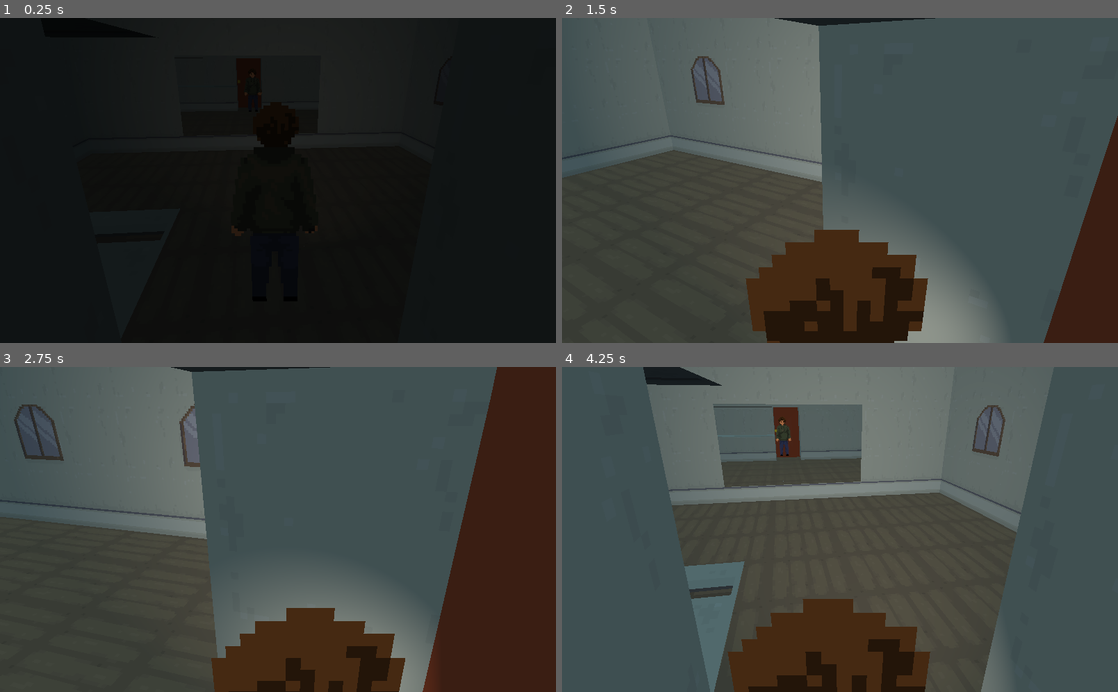
Above: before the commit, frames 1-4 (two rows, left to right).
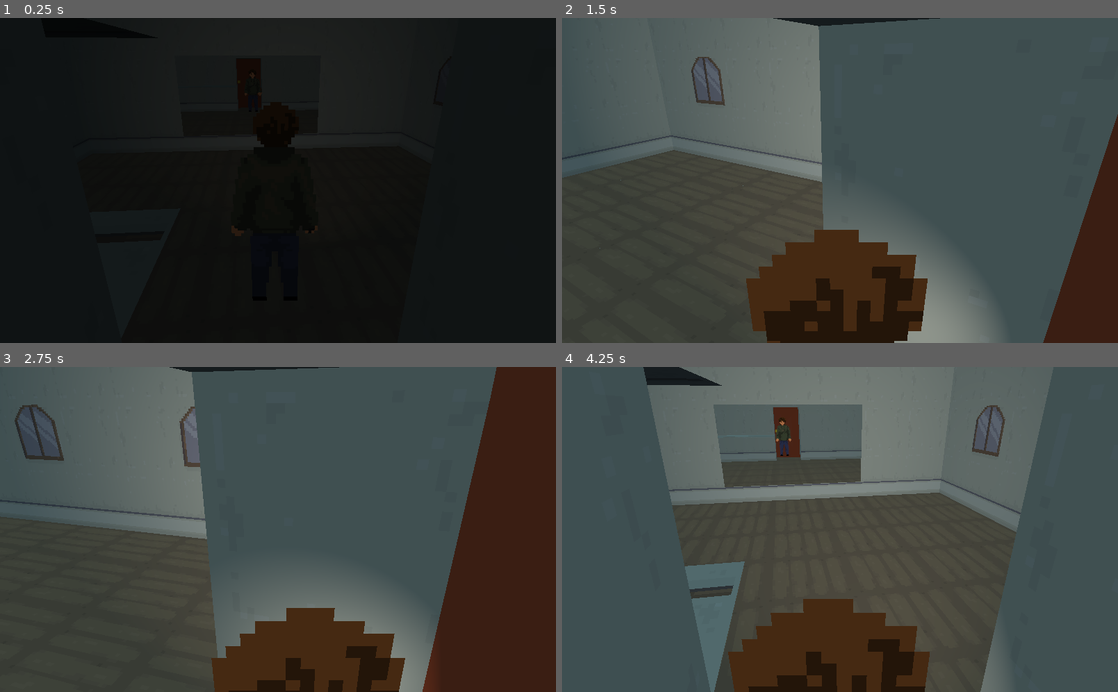
Above: after the commit, the same moments.

Repository: Rumari/GGJ-2021
Game: Godot game, scene res://levels/bedroom/bedroom.tscn
Two runs of this game, one before a commit and one after it. Both use one fixed random seed, a clock stepped at 60 frames per second and the inputs below. This scene is started directly instead of the project's main scene.
Inputs:
- Up to frame 1 (0.25 s): no input
- Up to frame 2 (1.5 s): tap Enter (confirm) at 0.5, 1.35 s; hold D (right) 0.53-1.28 s; hold S (behind) 0.53-1.28 s; hold A (left) from 1.28 s (still down)
- Up to frame 3 (2.75 s): release A (left) at 2.03 s; hold D (right) from 2.03 s (still down); hold S (behind) from 2.03 s (still down)
- Up to frame 4 (4.25 s): release D (right) at 2.78 s; release S (behind) at 2.78 s; hold W (forward) 2.78-3.53 s; tap Enter (confirm) at 2.85 s; hold A (left) from 3.53 s (still down); hold S (behind) from 3.53 s (still down)

The runs differ from the first frame. In frame 1, less than 0.1% of the frame differs, in the area x 41-57%, y 18-67%; in frame 2, 0.2%; in frame 3, 0.3%; in frame 4, 0.4%, in the area x 14-88%, y 0-100%.

Commit message:
Basic boss fight finished

Diff:
--- a/levels/bedroom/bedroom.gd
+++ b/levels/bedroom/bedroom.gd
@@ -1,4 +1,33 @@
 extends Spatial
 
+const Memory = preload("res://levels/memory/memory.tscn")
+
+export(String, MULTILINE) var memory_content
+
+var start_fight = 0
+
 func _ready():
+	$AnimationPlayer.play_backwards("fade")
+
+func _on_TriggerArea_body_entered(body):
+	start_fight = 1
 	$AnimationPlayer.play("fade")
+	print_debug("Fight start")
+
+func _on_AnimationPlayer_animation_finished(anim_name):
+	if start_fight == 1:
+		# Move to position
+		$Fight/Camera.current = true
+		$Player.translation.x = $Fight.translation.x
+		$Player.translation.z = $Fight.translation.z
+		$Player.visible = false
+		$Player.set_process(false)
+		$Player.set_physics_process(false)
+		$Player.set_process_input(false)
+		$AnimationPlayer.play_backwards("fade")
+		start_fight = 2
+	elif start_fight == 2:
+		var memory = Memory.instance()
+		memory.content = memory_content
+		memory.final = true
+		$Fight.add_child(memory)
--- a/levels/bedroom/bedroom.tscn
+++ b/levels/bedroom/bedroom.tscn
@@ -7,6 +7,9 @@
 [ext_resource path="res://levels/bedroom/mirror.gd" type="Script" id=5]
 [ext_resource path="res://sprites/player_walk_mirror.png" type="Texture" id=6]
 [ext_resource path="res://sprites/player_walk.png" type="Texture" id=7]
+
+[sub_resource type="BoxShape" id=3]
+extents = Vector3( 1, 0.634509, 1.07399 )
 
 [sub_resource type="ConcavePolygonShape" id=1]
 data = PoolVector3Array( 0.03, 0, 0, 0.04, -0.01, 0, 0.03, -0.01, 0, 0.03, 0, 0, 0.04, 0, 0, 0.04, -0.01, 0, 0.02, 0.01 …(33254 unchanged characters)…
@@ -23,11 +26,29 @@
 "times": PoolRealArray( 0, 1 ),
 "transitions": PoolRealArray( 1, 1 ),
 "update": 0,
-"values": [ Color( 1, 1, 1, 1 ), Color( 1, 1, 1, 0 ) ]
+"values": [ Color( 1, 1, 1, 0 ), Color( 1, 1, 1, 1 ) ]
 }
 
 [node name="Bedroom" type="Spatial"]
 script = ExtResource( 4 )
+memory_content = "Lorem ipsum dolor sit amet, consectetur adipiscing elit. Cras sodales, augue ut pretium congue, risus arcu dapibus erat, id vehicula velit quam quis velit. Nulla vitae nisi eu ipsum convallis posuere in non ligula. Nunc eget congue felis. In dictum, risus nec finibus dapibus, lectus ligula posuere tellus, et lacinia tellus nunc id mi. Nulla sit amet ligula consectetur risus mollis viverra. Cras dapibus nunc at nunc dapibus pharetra. Curabitur quis dolor at leo maximus malesuada. Aliquam pellentesque purus sit amet est egestas, non posuere tortor dignissim. In sagittis tristique dui, nec placerat purus. Nunc ultrices varius elementum. Maecenas a ex fringilla leo gravida dictum. Curabitur at sem felis."
+
+[node name="Player" parent="." instance=ExtResource( 2 )]
+transform = Transform( -0.092475, 0, -0.995715, 0, 1, 0, 0.995715, 0, -0.092475, -4.91486, 0.472724, 1.6287 )
+
+[node name="Fight" type="Spatial" parent="."]
+transform = Transform( 1, 0, 0, 0, 1, 0, 0, 0, 1, -1.83293, 0.259, 1.502 )
+
+[node name="TriggerArea" type="Area" parent="Fight"]
+transform = Transform( 1, 0, 0, 0, 1, 0, 0, 0, 1, 0.86507, 0, 0 )
+
+[node name="CollisionShape" type="CollisionShape" parent="Fight/TriggerArea"]
+transform = Transform( 0.9, 0, 0, 0, 0.4, 0, 0, 0, 1.5, 0, 0, 0 )
+shape = SubResource( 3 )
+
+[node name="Camera" type="Camera" parent="Fight"]
+transform = Transform( -1.62921e-07, 0, -1, 0, 1, 0, 1, 0, -1.62921e-07, 0.248196, 0.758639, 0 )
+fov = 56.0
 
 [node name="Map" type="StaticBody" parent="."]
 __meta__ = {
@@ -49,31 +70,14 @@
 "_edit_lock_": true
 }
 
-[node name="Player" parent="." instance=ExtResource( 2 )]
-transform = Transform( -0.092475, 0, -0.995715, 0, 1, 0, 0.995715, 0, -0.092475, -4.91486, 0.472724, 1.6287 )
-
 [node name="Door" parent="." instance=ExtResource( 3 )]
 transform = Transform( 100, 0, 0, 0, -1.62921e-05, 100, 0, -100, -1.62921e-05, -7.01651, 0.99835, 1.50738 )
 
 [node name="DoorMirror" parent="." instance=ExtResource( 3 )]
 transform = Transform( -100, -3.25841e-05, 5.30863e-12, 0, -1.62921e-05, -100, 3.25841e-05, -100, 1.62921e-05, 7.017, 0.998, 1.507 )
 
-[node name="Transition" type="Node" parent="."]
-
-[node name="ColorRect" type="ColorRect" parent="Transition"]
-modulate = Color( 1, 1, 1, 0 )
-anchor_right = 1.0
-anchor_bottom = 1.0
-color = Color( 0, 0, 0, 1 )
-__meta__ = {
-"_edit_use_anchors_": false
-}
-
-[node name="AnimationPlayer" type="AnimationPlayer" parent="."]
-anims/fade = SubResource( 2 )
-
 [node name="PlayerMirror" type="Spatial" parent="."]
-transform = Transform( 1, 0, 0, 0, 1, 0, 0, 0, 1, -3.16299, 0.789212, 1.37028 )
+transform = Transform( 1, 0, 0, 0, 1, 0, 0, 0, 1, 4.3683, 0.789212, 1.46494 )
 script = ExtResource( 5 )
 target_path = NodePath("../Player")
 animate = true
@@ -90,3 +94,18 @@
 double_sided = false
 texture = ExtResource( 7 )
 hframes = 4
+
+[node name="Transition" type="Node" parent="."]
+
+[node name="ColorRect" type="ColorRect" parent="Transition"]
+anchor_right = 1.0
+anchor_bottom = 1.0
+color = Color( 0, 0, 0, 1 )
+__meta__ = {
+"_edit_use_anchors_": false
+}
+
+[node name="AnimationPlayer" type="AnimationPlayer" parent="."]
+anims/fade = SubResource( 2 )
+[connection signal="body_entered" from="Fight/TriggerArea" to="." method="_on_TriggerArea_body_entered"]
+[connection signal="animation_finished" from="AnimationPlayer" to="." method="_on_AnimationPlayer_animation_finished"]
--- a/levels/memory/memory.gd
+++ b/levels/memory/memory.gd
@@ -10,25 +10,29 @@
 var started = false
 var stopped = false
 var lost = false
+var final = false
 
 onready var viewport_size = get_viewport().size
 
-export(String, MULTILINE) var paragraph
+export(String, MULTILINE) var content
 export(float) var average_bullet_velocity
 export(float, 0, 1) var velocity_bound
 export(NodePath) var destroy_on_win
 
 func _ready():
-	$AnimationPlayer.play("fade")
-
 	rng.randomize()
 
-	$Player.position.x = viewport_size.x / 2
-	$Player.position.y = viewport_size.y - $Player.get_rect().size.y / 2
+	if final:
+		$Player.position = viewport_size / 2
+		$Player.make_final()
+	else:
+		$AnimationPlayer.play("fade")
+		$Player.position.x = viewport_size.x / 2
+		$Player.position.y = viewport_size.y - $Player.get_rect().size.y / 3
 
 	words = []
 
-	var lines = paragraph.split("\n", false)
+	var lines = content.split("\n", false)
 	for line in lines:
 		for illegal in [".", ","]:
 			line = line.replace(illegal, "")
@@ -61,9 +65,15 @@
 
 	var bullet = TextBullet.instance()
 	bullet.text = word
-	bullet.position = Vector2(rng.randi_range(0, viewport_size.x), 0)
+
+	if final:
+		$FinalPath/Follow.offset = rng.randf_range(0.0, 3000.0)
+		bullet.position = $FinalPath/Follow.position
+	else:
+		bullet.position = Vector2(rng.randi_range(0, viewport_size.x), 0)
 
 	var direction = bullet.position.direction_to($Player.position)
+	bullet.position -= 20 * direction
 	var scalar = clamp(rng.randfn(1), 1 - velocity_bound, 1 + velocity_bound)
 	bullet.velocity = direction * average_bullet_velocity * scalar
 	$TextBullets.add_child(bullet)
@@ -78,7 +88,7 @@
 			# res://levels/text.tscn
 			stopped = true
 			var text = Text.instance()
-			text.content = paragraph.split("\n")
+			text.content = content.split("\n")
 			get_parent().add_child(text)
 			text.connect("closed", self, "_on_Text_closed")
 		return
--- a/levels/memory/memory.tscn
+++ b/levels/memory/memory.tscn
@@ -19,12 +19,16 @@
 "values": [ Color( 0, 0, 0, 1 ), Color( 0, 0, 0, 0 ) ]
 }
 
+[sub_resource type="Curve2D" id=2]
+_data = {
+"points": PoolVector2Array( 0, 0, 0, 0, 0, 0, 0, 0, 0, 0, 1024, 0, 0, 0, 0, 0, 1024, 600, 0, 0, 0, 0, 0, 600, 0, 0, 0, 0, 0, 0 )
+}
+
 [node name="Memory" type="Node2D"]
 script = ExtResource( 4 )
 __meta__ = {
 "_edit_lock_": true
 }
-paragraph = "Lorem ipsum"
 average_bullet_velocity = 20.0
 velocity_bound = 0.25
 
@@ -48,7 +52,7 @@
 [node name="Transition" type="Node" parent="."]
 
 [node name="ColorRect" type="ColorRect" parent="Transition"]
-modulate = Color( 0, 0, 0, 1 )
+modulate = Color( 0, 0, 0, 0 )
 anchor_right = 1.0
 anchor_bottom = 1.0
 color = Color( 0, 0, 0, 1 )
@@ -58,6 +62,11 @@
 
 [node name="AnimationPlayer" type="AnimationPlayer" parent="."]
 anims/fade = SubResource( 1 )
+
+[node name="FinalPath" type="Path2D" parent="."]
+curve = SubResource( 2 )
+
+[node name="Follow" type="PathFollow2D" parent="FinalPath"]
 [connection signal="game_over" from="Player" to="." method="_on_Player_game_over"]
 [connection signal="timeout" from="Timer" to="." method="_on_Timer_timeout"]
 [connection signal="animation_finished" from="AnimationPlayer" to="." method="_on_AnimationPlayer_animation_finished"]
--- a/levels/memory/player.gd
+++ b/levels/memory/player.gd
@@ -4,11 +4,16 @@
 
 export(Array, Texture) var shield_textures
 
+var final
 var health
 
 func _ready():
 	health = 3
 	$Shield.texture = shield_textures[health - 1]
+
+func make_final():
+	$Sprite.hide()
+	scale *= 0.7
 
 func get_rect():
 	return $Sprite.get_rect()
--- a/levels/memory/player.tscn
+++ b/levels/memory/player.tscn
@@ -5,7 +5,6 @@
 [ext_resource path="res://sprites/shield_low.png" type="Texture" id=3]
 [ext_resource path="res://sprites/shield_medium.png" type="Texture" id=4]
 [ext_resource path="res://sprites/player.png" type="Texture" id=5]
-
 
 [sub_resource type="CircleShape2D" id=1]
 radius = 254.0
@@ -17,15 +16,17 @@
 shield_textures = [ ExtResource( 3 ), ExtResource( 4 ), ExtResource( 2 ) ]
 
 [node name="CollisionShape2D" type="CollisionShape2D" parent="."]
-position = Vector2( 0, 64 )
+position = Vector2( -1.41418, 0.360413 )
 shape = SubResource( 1 )
 
 [node name="Sprite" type="Sprite" parent="."]
 material = SubResource( 2 )
+position = Vector2( 0, -101.823 )
 scale = Vector2( 3, 3 )
 texture = ExtResource( 5 )
 
 [node name="Shield" type="Sprite" parent="."]
+position = Vector2( -1.41418, -63.6396 )
 scale = Vector2( 2, 2 )
 texture = ExtResource( 2 )
 offset = Vector2( 0, 32 )
--- a/levels/player.tscn
+++ b/levels/player.tscn
@@ -18,7 +18,7 @@
 
 [node name="Camera" type="Camera" parent="."]
 transform = Transform( 1, 0, 0, 0, 0.932046, 0.362341, 0, -0.362341, 0.932046, 0.011, 1, 1.961 )
-fov = 55.911
+fov = 56.0
 script = ExtResource( 3 )
 
 [node name="CollisionShape" type="CollisionShape" parent="."]
Not shown: 1 places in levels/bedroom/bedroom.tscn that only renumber resources
Not shown: 1 places in levels/memory/memory.tscn that only renumber resources
